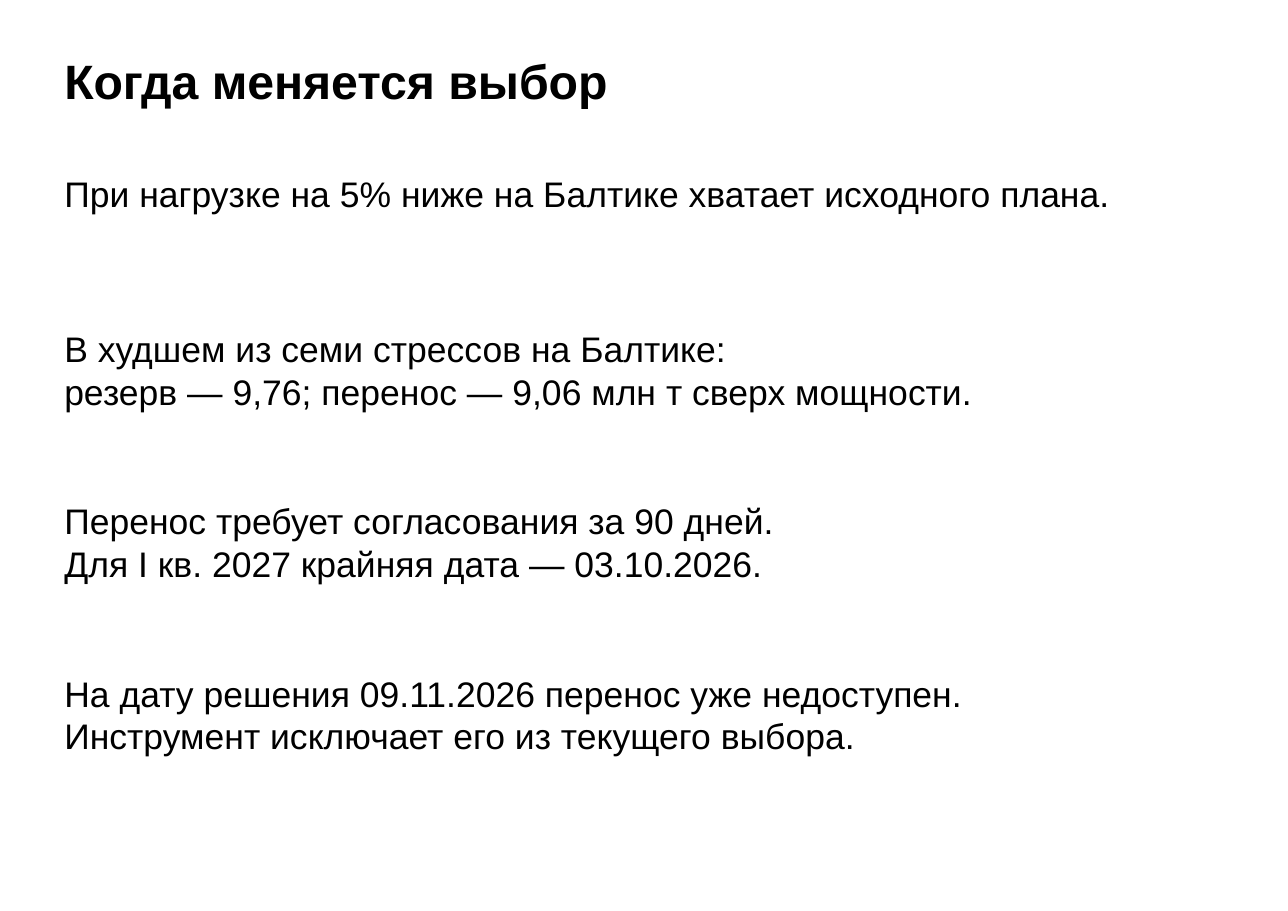
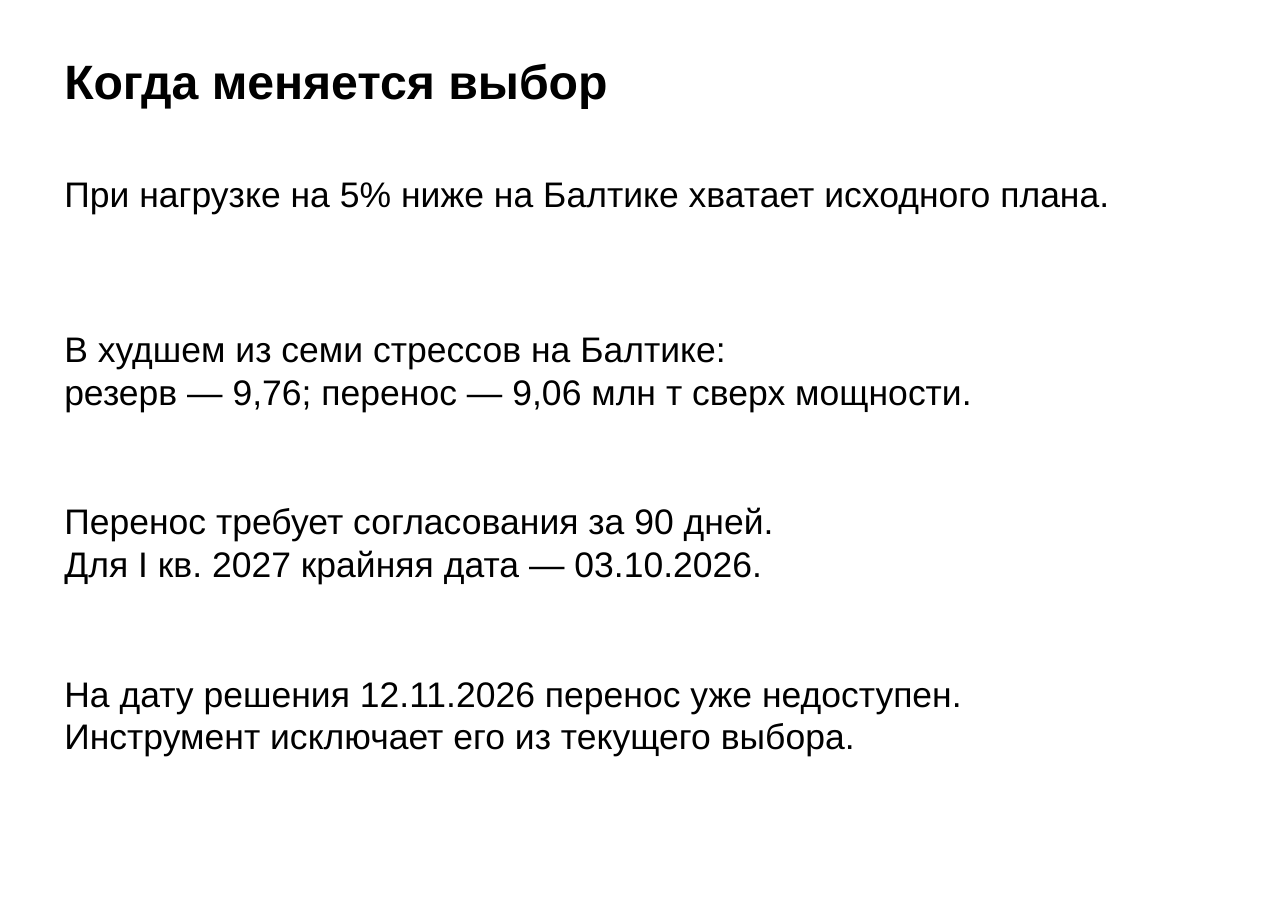
Before and after one commit to Maximoff35/mai-transport-forecast, a slide deck: slide 5 of 02 Защита/Защита.pptx. Drawn at 1288x911 pixels with LibreOffice and Linux fonts; fonts in the diff are those of the drawing. Boxes give left, top, right and bottom in pixels: in the first picture for what was removed or moved away, otherwise in the second. Text is boxed around its words. In the diff, an @@ line names an element or a change of style, - is before the commit and + after.

```diff
--- a/02 Защита/Защита.pptx
+++ b/02 Защита/Защита.pptx
@@ text at [64,682,962,714]: text changed @@
-На дату решения 09.11.2026 перенос уже недоступен.
+На дату решения 12.11.2026 перенос уже недоступен.
```
Also in this commit, not shown: 3 other slides changed, 22 other files.
